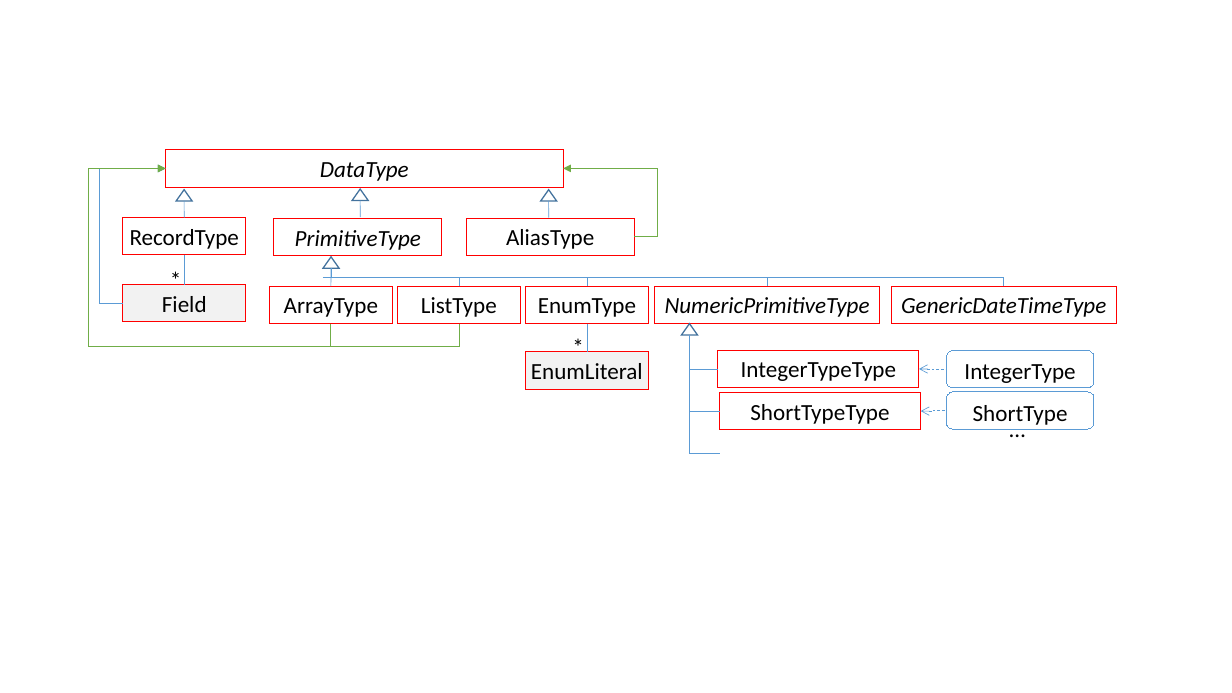
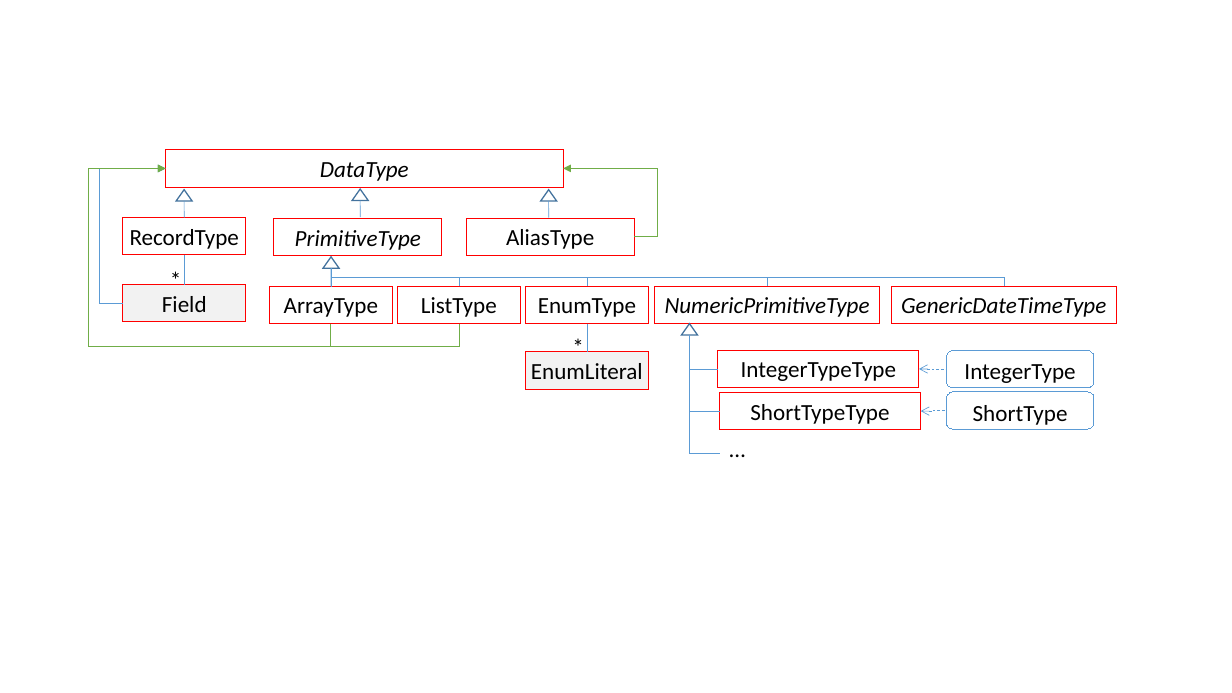
Before and after one commit to iip-ecosphere/platform, a slide deck: slide 22 of platform/documentation/src/HandbookFigures.pptx (slide 20 before the commit). Drawn at 1232x693 pixels with LibreOffice and Linux fonts; fonts in the diff are those of the drawing. Boxes give left, top, right and bottom in pixels: in the first picture for what was removed or moved away, otherwise in the second. Text is boxed around its words. In the diff, an @@ line names an element or a change of style, - is before the commit and + after.

```diff
--- a/platform/documentation/src/HandbookFigures.pptx
+++ b/platform/documentation/src/HandbookFigures.pptx
@@ elbow line moved from (323, 277) - (1004, 287) to (332, 287) - (1005, 286) @@
@@ text "…" moved from (x1=1001, y1=410, x2=1036, y2=447) to (x1=721, y1=430, x2=756, y2=467) @@
```
Also in this commit, not shown: 4 other slides changed, 2 slides added, 7 other files.
